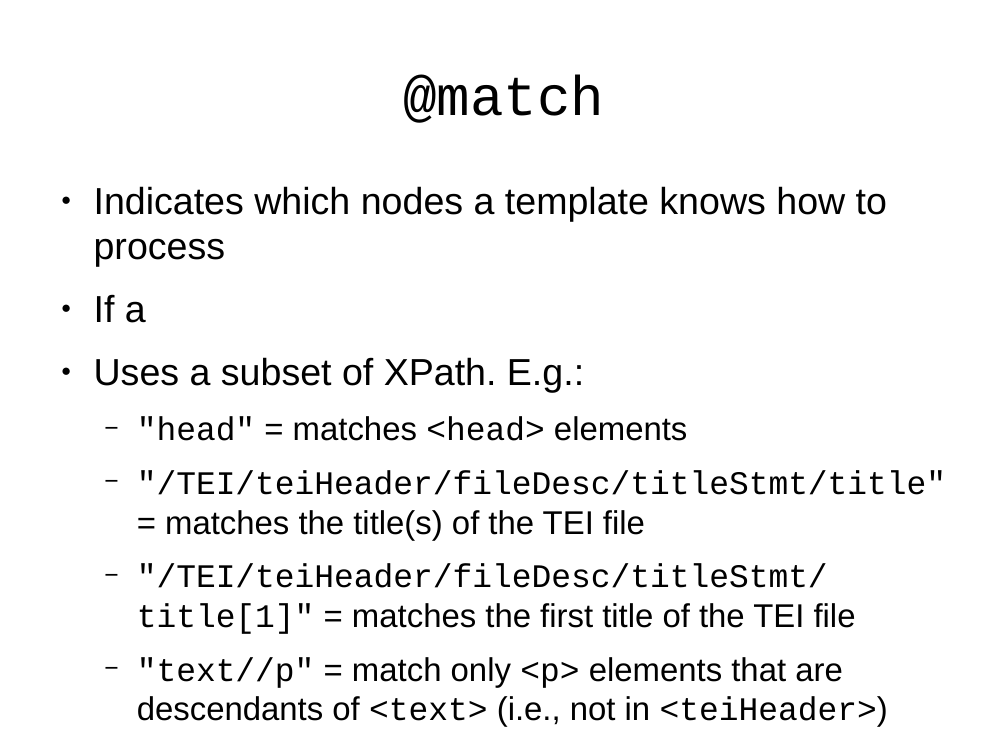
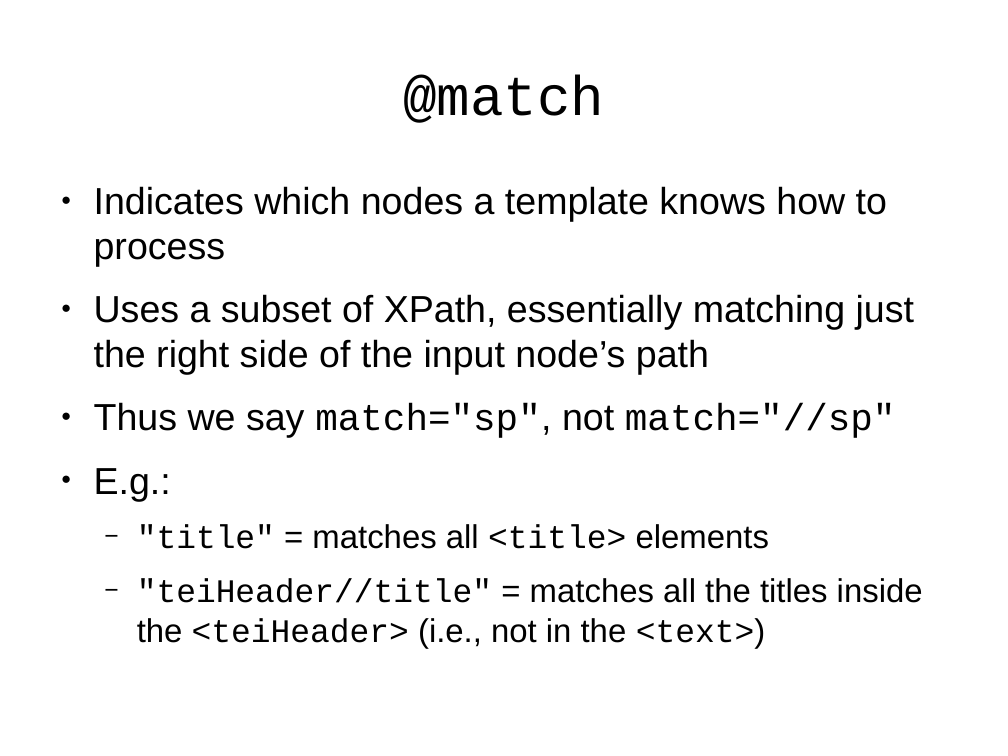
Before and after one commit to martindholmes/XSLT_workshops, a slide deck: slide 10 of intro/presentations/06_processing_model.odp (slide 8 before the commit). Drawn at 1008x756 pixels with LibreOffice and Linux fonts; fonts in the diff are those of the drawing. Boxes give left, top, right and bottom in pixels: in the first picture for what was removed or moved away, otherwise in the second. Text is boxed around its words. In the diff, an @@ line names an element or a change of style, - is before the commit and + after.

```diff
--- a/intro/presentations/06_processing_model.odp
+++ b/intro/presentations/06_processing_model.odp
@@ text at bbox=[94, 294, 923, 649]: text changed; size 25.9 to 29.6 pt @@
-● If a
-● Uses a subset of XPath. E.g.:
-  − "head" = matches <head> elements
-  − "/TEI/teiHeader/fileDesc/titleStmt/title" = matches the title(s) of the TEI file
-  − "/TEI/teiHeader/fileDesc/titleStmt/title[1]" = matches the first title of the TEI file
-  − "text//p" = match only <p> elements that are descendants of <text> (i.e., not in <teiHeader>)
+● Uses a subset of XPath, essentially matching just the right side of the input node’s path
+● Thus we say match="sp", not match="//sp"
+● E.g.:
+  − "title" = matches all <title> elements
+  − "teiHeader//title" = matches all the titles inside the <teiHeader> (i.e., not in the <text>)
```
Also in this commit, not shown: 3 other slides changed, 12 slides added, 1 other file.
